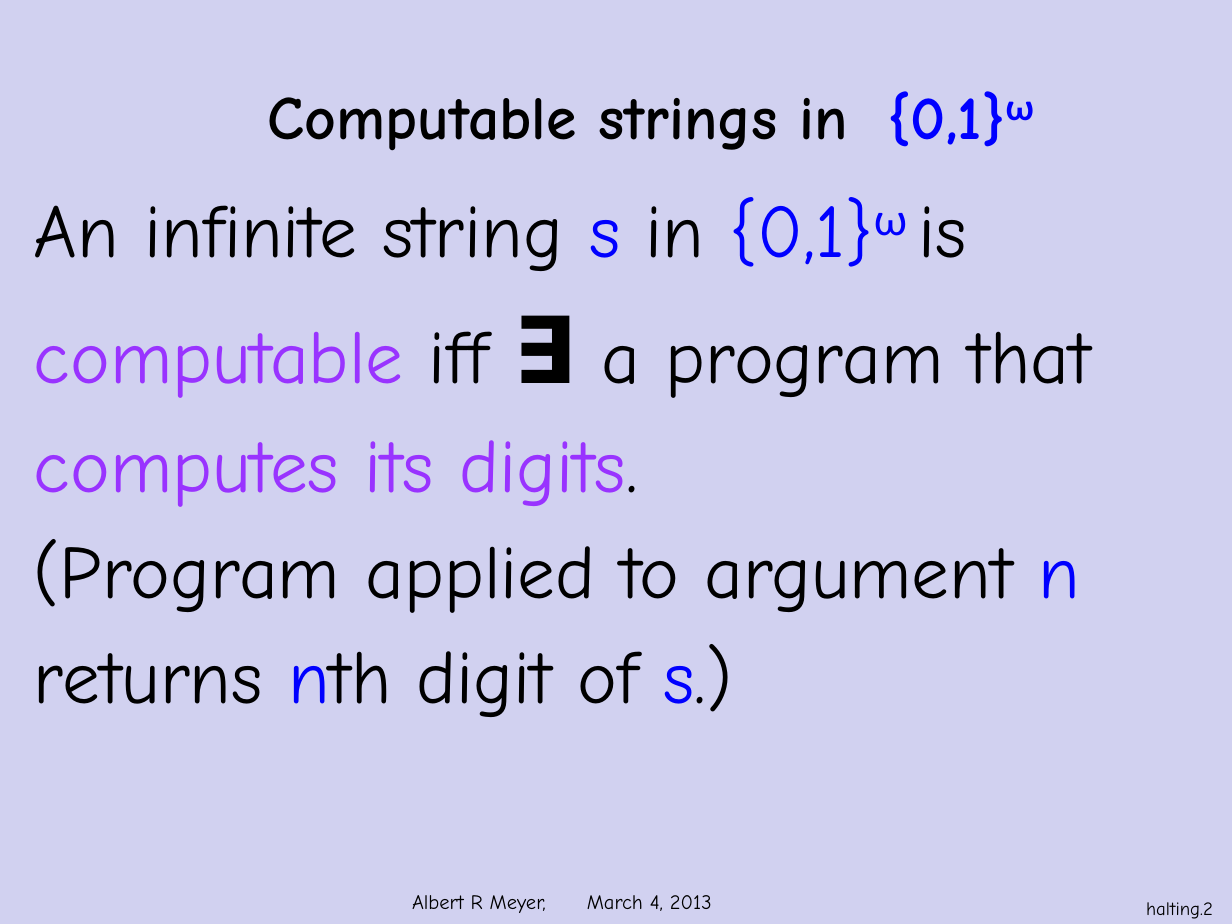
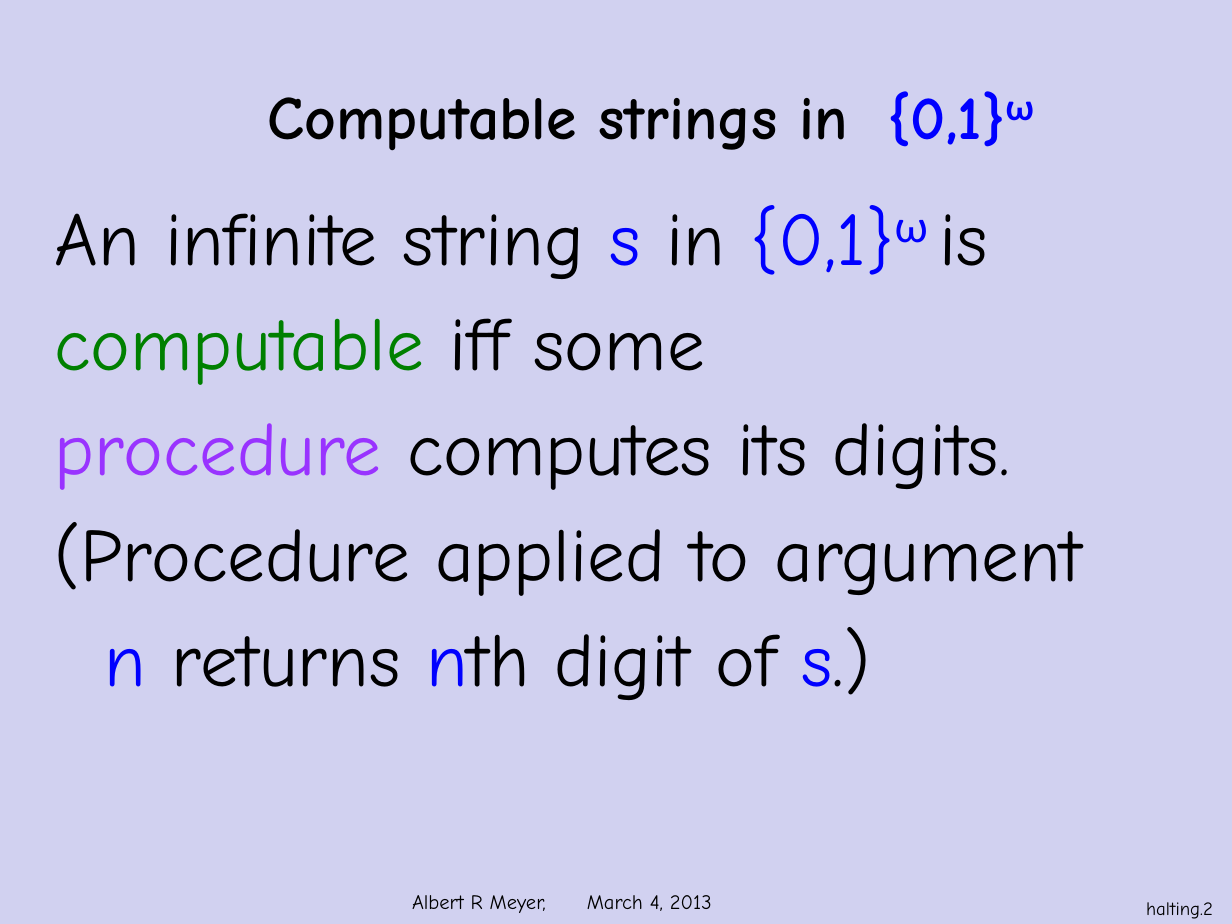
Before and after one commit to armeyer/mcs_web, a slide deck: slide 2 of spring13/slides13/halting-problem-no-diagram.pptx. Drawn at 1232x924 pixels with LibreOffice and Linux fonts; fonts in the diff are those of the drawing; background and template pictures are left out. Boxes give left, top, right and bottom in pixels: in the first picture for what was removed or moved away, otherwise in the second. Text is boxed around its words. In the diff, an @@ line names an element or a change of style, - is before the commit and + after.

```diff
--- a/spring13/slides13/halting-problem-no-diagram.pptx
+++ b/spring13/slides13/halting-problem-no-diagram.pptx
@@ text "An infinite string s in ...": place and size @@
-text "An infinite string s in ..." at (34, 197, 1091, 717)
+text "An infinite string s in ..." at (55, 205, 1083, 700)
@@ text at (55, 318, 1083, 700): text changed @@
-computable iff ∃ a program that
-computes its digits.
-(Program applied to argument n
-returns nth digit of s.)
+computable iff some
+procedure computes its digits.
+(Procedure applied to argument
+n returns nth digit of s.)
```
Also in this commit, not shown: 14 other slides changed, 1 other file.
